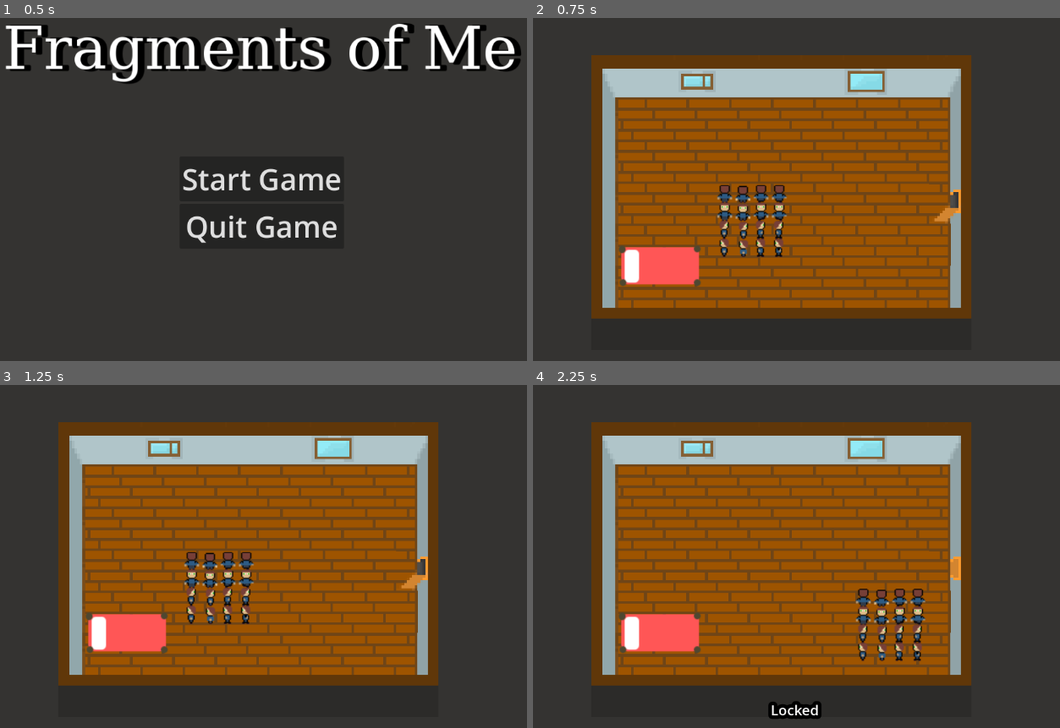
Above: before the commit, frames 1-4 (two rows, left to right).
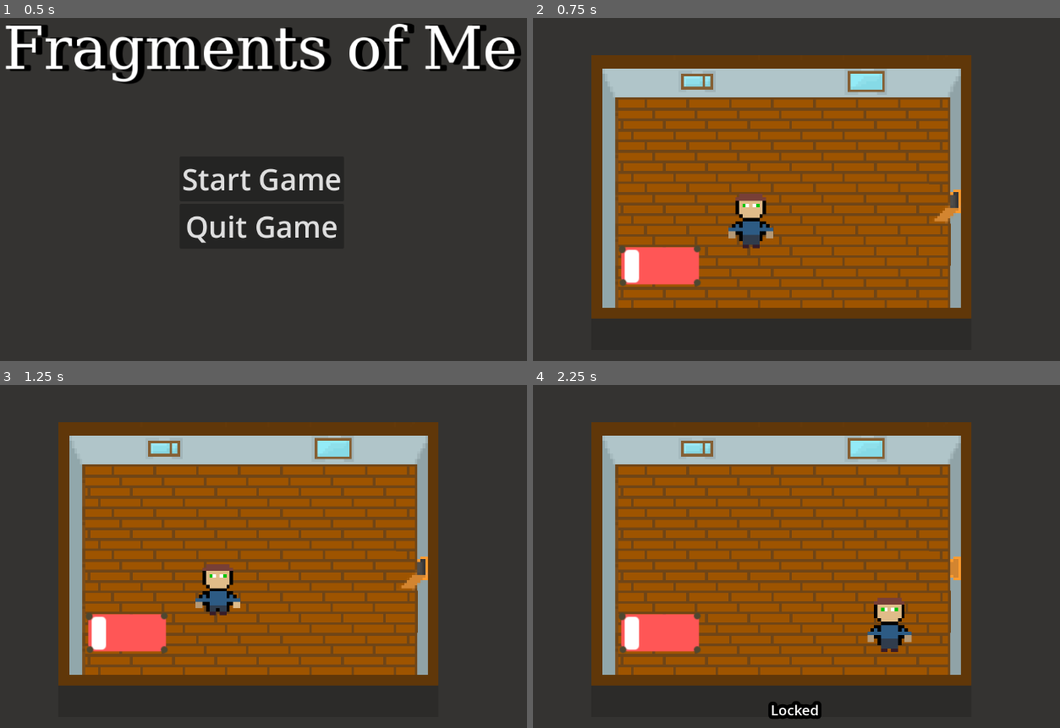
Above: after the commit, the same moments.

Repository: Warreign/fragments-of-me
Game: Godot game, scene res://ui/main_menu.tscn
Two runs of this game, one before a commit and one after it. Both use one fixed random seed, a clock stepped at 60 frames per second and the inputs below.
Inputs:
- Up to frame 1 (0.5 s): no input
- Up to frame 2 (0.75 s): click "Start Game" at 0.5 s
- Up to frame 3 (1.25 s): no input
- Up to frame 4 (2.25 s): hold Right (move_right) 1.28-2.03 s; tap Space (dialog_interaction) at 1.35 s; hold S (move_down) from 2.03 s (still down); tap E (secondary_action) at 2.1 s

Frame 1 is identical in both runs. In frame 2, 1.8% of the frame differs, in the area x 34-49%, y 48-70%; in frame 3, 1.8%; in frame 4, 1.8%, in the area x 61-75%, y 59-81%.

Commit message:
add player animation

Diff:
--- a/Player.tscn
+++ b/Player.tscn
@@ -1,38 +1,22 @@
-[gd_scene load_steps=6 format=3 uid="uid://dyn73dg3o7nlh"]
+[gd_scene load_steps=21 format=3 uid="uid://dyn73dg3o7nlh"]
 
 [ext_resource type="Script" path="res://player.gd" id="1_iakjv"]
-[ext_resource type="Texture2D" uid="uid://bexi56gwvoxwc" path="res://art/player/player.png" id="2_1qddl"]
-
-[sub_resource type="SpriteFrames" id="SpriteFrames_lbqaa"]
-animations = [{
-"frames": [{
-"duration": 1.0,
-"texture": null
-}],
-"loop": true,
-"name": &"standing",
-"speed": 5.0
-}, {
-"frames": [],
-"loop": true,
-"name": &"walking_down",
-"speed": 5.0
-}, {
-"frames": [],
-"loop": true,
-"name": &"walking_left",
-"speed": 5.0
-}, {
-"frames": [],
-"loop": true,
-"name": &"walking_right",
-"speed": 5.0
-}, {
-"frames": [],
-"loop": true,
-"name": &"walking_up",
-"speed": 5.0
-}]
+[ext_resource type="Texture2D" uid="uid://bs21gia6wcimb" path="res://art/player/front1.png" id="2_dpiet"]
+[ext_resource type="Texture2D" uid="uid://dbnpviw2h3gts" path="res://art/player/front2.png" id="3_lxjv7"]
+[ext_resource type="Texture2D" uid="uid://cqi0u2qjjma8b" path="res://art/player/left1.png" id="4_pa88n"]
+[ext_resource type="Texture2D" uid="uid://cgyxr2lyblel0" path="res://art/player/left2.png" id="5_ntyii"]
+[ext_resource type="Texture2D" uid="uid://dl6v4dc4bi404" path="res://art/player/right1.png" id="6_fmqng"]
+[ext_resource type="Texture2D" uid="uid://v6lsefp3sgdx" path="res://art/player/right2.png" id="7_telmm"]
+[ext_resource type="Texture2D" uid="uid://3cqky7ta11dt" path="res://art/player/back2.png" id="8_tnt7y"]
+[ext_resource type="Texture2D" uid="uid://cvrl3v8ap2fld" path="res://art/player/back1.png" id="9_t1b6h"]
+[ext_resource type="Texture2D" uid="uid://4hhtwyftuehk" path="res://art/player/front3.png" id="10_3va03"]
+[ext_resource type="Texture2D" uid="uid://cu03t86j1njrk" path="res://art/player/front4.png" id="11_bxyyg"]
+[ext_resource type="Texture2D" uid="uid://7jdlgkxsn5wo" path="res://art/player/left3.png" id="12_dtstt"]
+[ext_resource type="Texture2D" uid="uid://cl3qf28sxtyja" path="res://art/player/left4.png" id="13_b8ucp"]
+[ext_resource type="Texture2D" uid="uid://5txperid238j" path="res://art/player/right3.png" id="14_2si28"]
+[ext_resource type="Texture2D" uid="uid://ca1e3f4x3fmq0" path="res://art/player/right4.png" id="15_5faut"]
+[ext_resource type="Texture2D" uid="uid://dmpbya3jix2x6" path="res://art/player/back3.png" id="16_ugotk"]
+[ext_resource type="Texture2D" uid="uid://hi1nwye7mu6s" path="res://art/player/back4.png" id="17_is5xw"]
 
 [sub_resource type="CapsuleShape2D" id="CapsuleShape2D_cdyqj"]
 radius = 11.6279
@@ -42,15 +26,124 @@
 radius = 18.6047
 height = 60.4651
 
+[sub_resource type="SpriteFrames" id="SpriteFrames_lbqaa"]
+animations = [{
+"frames": [{
+"duration": 1.0,
+"texture": ExtResource("2_dpiet")
+}, {
+"duration": 1.0,
+"texture": ExtResource("3_lxjv7")
+}],
+"loop": true,
+"name": &"standing_down",
+"speed": 5.0
+}, {
+"frames": [{
+"duration": 1.0,
+"texture": ExtResource("4_pa88n")
+}, {
+"duration": 1.0,
+"texture": ExtResource("5_ntyii")
+}],
+"loop": true,
+"name": &"standing_left",
+"speed": 5.0
+}, {
+"frames": [{
+"duration": 1.0,
+"texture": ExtResource("6_fmqng")
+}, {
+"duration": 1.0,
+"texture": ExtResource("7_telmm")
+}],
+"loop": true,
+"name": &"standing_right",
+"speed": 5.0
+}, {
+"frames": [{
+"duration": 1.0,
+"texture": ExtResource("8_tnt7y")
+}, {
+"duration": 1.0,
+"texture": ExtResource("9_t1b6h")
+}],
+"loop": true,
+"name": &"standing_up",
+"speed": 5.0
+}, {
+"frames": [{
+"duration": 1.0,
+"texture": ExtResource("2_dpiet")
+}, {
+"duration": 1.0,
+"texture": ExtResource("10_3va03")
+}, {
+"duration": 1.0,
+"texture": ExtResource("2_dpiet")
+}, {
+"duration": 1.0,
+"texture": ExtResource("11_bxyyg")
+}],
+"loop": true,
+"name": &"walking_down",
+"speed": 5.0
+}, {
+"frames": [{
+"duration": 1.0,
+"texture": ExtResource("4_pa88n")
+}, {
+"duration": 1.0,
+"texture": ExtResource("12_dtstt")
+}, {
+"duration": 1.0,
+"texture": ExtResource("4_pa88n")
+}, {
+"duration": 1.0,
+"texture": ExtResource("13_b8ucp")
+}],
+"loop": true,
+"name": &"walking_left",
+"speed": 5.0
+}, {
+"frames": [{
+"duration": 1.0,
+"texture": ExtResource("6_fmqng")
+}, {
+"duration": 1.0,
+"texture": ExtResource("14_2si28")
+}, {
+"duration": 1.0,
+"texture": ExtResource("6_fmqng")
+}, {
+"duration": 1.0,
+"texture": ExtResource("15_5faut")
+}],
+"loop": true,
+"name": &"walking_right",
+"speed": 5.0
+}, {
+"frames": [{
+"duration": 1.0,
+"texture": ExtResource("9_t1b6h")
+}, {
+"duration": 1.0,
+"texture": ExtResource("16_ugotk")
+}, {
+"duration": 1.0,
+"texture": ExtResource("9_t1b6h")
+}, {
+"duration": 1.0,
+"texture": ExtResource("17_is5xw")
+}],
+"loop": true,
+"name": &"walking_up",
+"speed": 5.0
+}]
+
 [node name="Player" type="CharacterBody2D"]
 scale = Vector2(0.43, 0.43)
 script = ExtResource("1_iakjv")
-
-[node name="AnimatedSprite2D" type="AnimatedSprite2D" parent="."]
-visible = false
-scale = Vector2(1, 1)
-sprite_frames = SubResource("SpriteFrames_lbqaa")
-animation = &"standing"
 
 [node name="CollisionShape2D" type="CollisionShape2D" parent="."]
 position = Vector2(-2.84217e-14, 9.30233)
@@ -63,8 +156,13 @@
 shape = SubResource("CapsuleShape2D_j5k4w")
 debug_color = Color(0.846175, 0.262715, 0.68216, 0.42)
 
-[node name="Sprite2D" type="Sprite2D" parent="."]
-texture = ExtResource("2_1qddl")
+[node name="AnimatedSprite2D" type="AnimatedSprite2D" parent="."]
+texture_filter = 1
+scale = Vector2(3, 3)
+sprite_frames = SubResource("SpriteFrames_lbqaa")
+animation = &"walking_up"
+frame = 3
+frame_progress = 0.277236
 
 [connection signal="area_entered" from="ReachArea" to="." method="_on_interactable_enter"]
 [connection signal="area_exited" from="ReachArea" to="." method="_on_interactable_exit"]
--- a/common/controller.gd
+++ b/common/controller.gd
@@ -25,7 +25,7 @@
 		is_in_menu = true
 
 	if (current_scene):
-		if (move_player):
+		if (move_player and current_scene.get_children().has(player)):
 			current_scene.remove_child(player)
 		get_tree().root.remove_child(current_scene);
 		current_scene.free();
--- a/player.gd
+++ b/player.gd
@@ -1,7 +1,19 @@
 class_name Player
 extends CharacterBody2D
 
+enum DIRECTION
+{
+	LEFT,
+	RIGHT,
+	UP,
+	DOWN
+}
+
+var direction : DIRECTION = DIRECTION.DOWN
+
 @export_file("*.tscn") var next_scene
+
+@onready var sprite : AnimatedSprite2D = $AnimatedSprite2D
 
 var current_interactable : Interactable = null
 
@@ -11,6 +23,7 @@
 
 func _ready():
 	reach_area = $ReachArea
+	sprite.play()
 
 func _process(delta):
 	if (Controller.is_handling_movement()):
@@ -30,8 +43,37 @@
 		return
 	velocity = Input.get_vector("move_left", "move_right", "move_up", "move_down") * SPEED
 
+	if (Input.is_action_pressed("move_down")):
+		direction = DIRECTION.DOWN
+	if (Input.is_action_pressed("move_up")):
+		direction = DIRECTION.UP
+	if (Input.is_action_pressed("move_left")):
+		direction = DIRECTION.LEFT
+	if (Input.is_action_pressed("move_right")):
+		direction = DIRECTION.RIGHT
+
+
+
+func get_dir_str():
+	if (direction == DIRECTION.DOWN):
+		return "down"
+	if (direction == DIRECTION.UP):
+		return "up"
+	if (direction == DIRECTION.LEFT):
+		return "left"
+	if (direction == DIRECTION.RIGHT):
+		return "right"
+
+func update_animation():
+	if (velocity == Vector2.ZERO):
+		sprite.play("standing_" + get_dir_str())
+	else:
+		sprite.play("walking_" + get_dir_str())
+
+
 func _physics_process(delta: float) -> void:
 	_get_inputs()
+	update_animation()
 	move_and_slide()
 
 func _on_interactable_enter(interactable_area : Area2D):
Not shown, added: art/player/back1.png.import
Not shown, added: art/player/back2.png.import
Not shown, added: art/player/back3.png.import
Not shown, added: art/player/back4.png.import
Not shown, added: art/player/front1.png.import
Not shown, added: art/player/front2.png.import
Not shown, added: art/player/front3.png.import
Not shown, added: art/player/front4.png.import
Not shown, added: art/player/left1.png.import
Not shown, added: art/player/left2.png.import
Not shown, added: art/player/left3.png.import
Not shown, added: art/player/left4.png.import
(and 4 more such lines)
